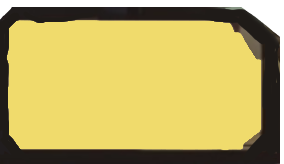
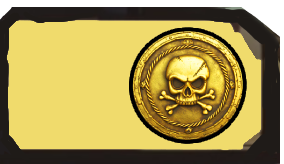
Layered file, before and after one edit (284×164). Changes by layer:
added layer "death-coin.psd" above "Layer 1" over left=129, top=27, right=247, bottom=144
